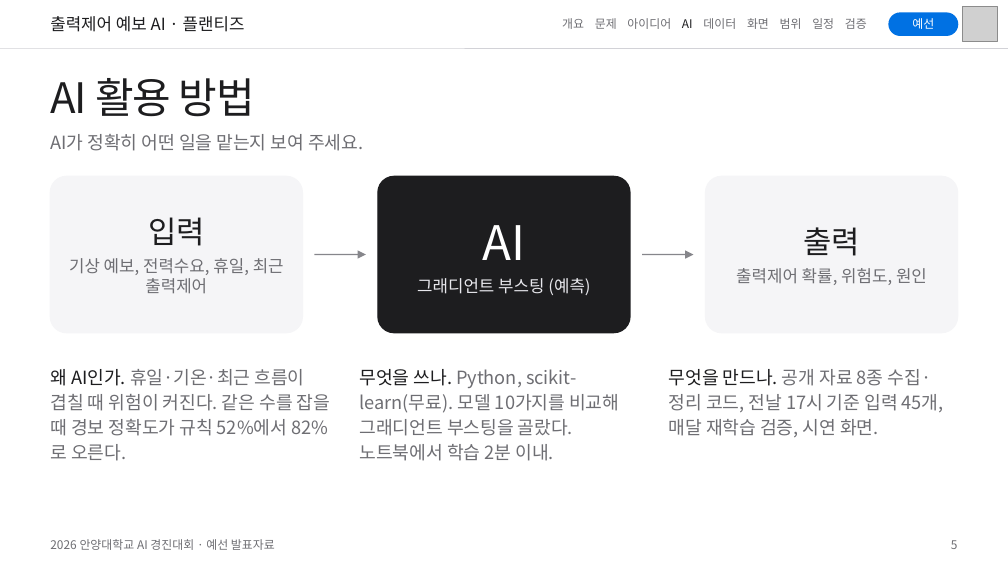
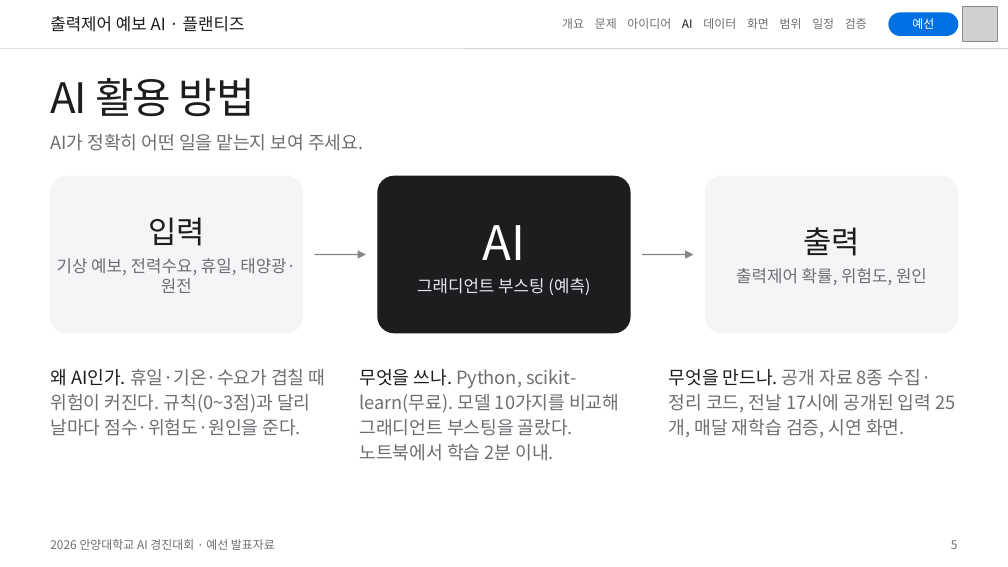
Before and after one commit to eorua/planties, a slide deck: slide 5 of docs/slides/예선발표_초안.pptx. Drawn at 1008x567 pixels with LibreOffice and Linux fonts; fonts in the diff are those of the drawing; grey boxes stand for pictures. Boxes give left, top, right and bottom in pixels: in the first picture for what was removed or moved away, otherwise in the second. Text is boxed around its words. In the diff, an @@ line names an element or a change of style, - is before the commit and + after.

```diff
--- a/docs/slides/예선발표_초안.pptx
+++ b/docs/slides/예선발표_초안.pptx
@@ text at bbox=[57, 258, 296, 293]: text changed @@
-기상 예보, 전력수요, 휴일, 최근 출력제어
+기상 예보, 전력수요, 휴일, 태양광·원전
@@ text at bbox=[50, 369, 326, 436]: text changed @@
-왜 AI인가. 휴일·기온·최근 흐름이 겹칠 때 위험이 커진다. 같은 수를 잡을 때 경보 정확도가 규칙 52%에서 82%로 오른다.
+왜 AI인가. 휴일·기온·수요가 겹칠 때 위험이 커진다. 규칙(0~3점)과 달리 날마다 점수·위험도·원인을 준다.
@@ text at bbox=[669, 369, 932, 437]: text changed @@
-무엇을 만드나. 공개 자료 8종 수집·정리 코드, 전날 17시 기준 입력 45개, 매달 재학습 검증, 시연 화면.
+무엇을 만드나. 공개 자료 8종 수집·정리 코드, 전날 17시에 공개된 입력 25개, 매달 재학습 검증, 시연 화면.
```
Also in this commit, not shown: 3 other slides changed, 25 other files.
